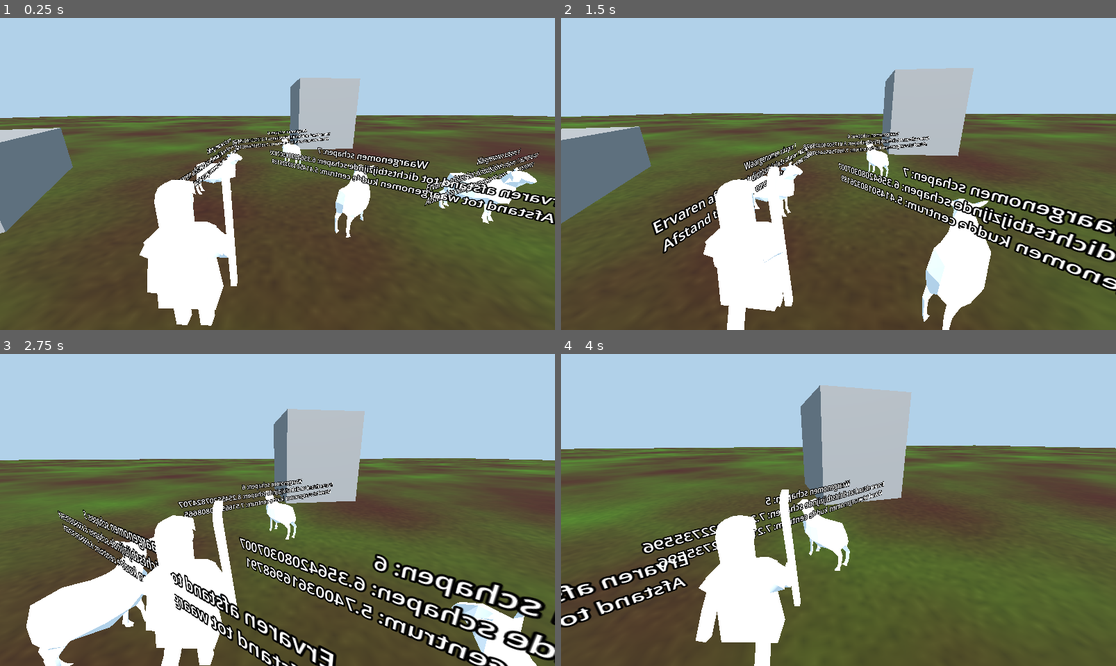
Above: before the commit, frames 1-4 (two rows, left to right).
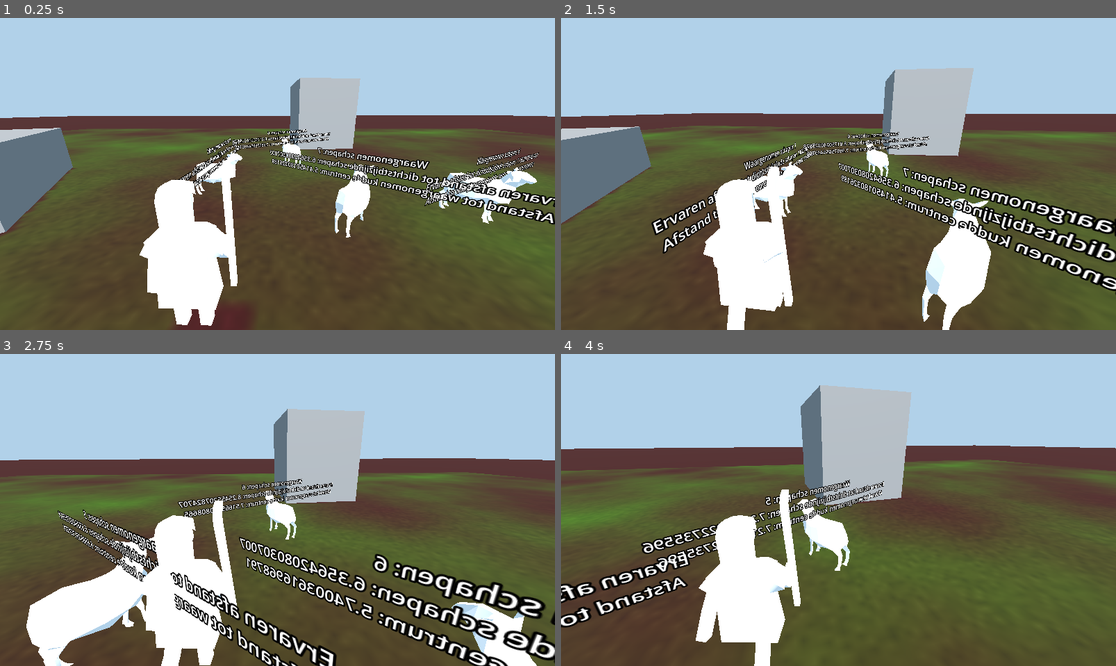
Above: after the commit, the same moments.

Repository: StudioZonnevang/Herda
Game: Godot game, scene res://Environments/veld.tscn
Two runs of this game, one before a commit and one after it. Both use one fixed random seed, a clock stepped at 60 frames per second and the inputs below.
Inputs (mouse positions are in pixels of both pictures, inside the frame that each line leads up to):
- Up to frame 1 (0.25 s): no input
- Up to frame 2 (1.5 s): move the mouse to (866, 174) at 0.52 s; press the mouse at (866, 174) at 0.53 s; hold W (walk forward) from 0.53 s (still down); move the mouse to (810, 174) at 1.27 s; release the mouse at (810, 174) at 1.28 s; click (810, 174) at 1.35 s
- Up to frame 3 (2.75 s): keep holding W (walk forward); move the mouse to (288, 503) at 2.02 s; press the mouse at (288, 503) at 2.03 s
- Up to frame 4 (4 s): keep holding W (walk forward); move the mouse to (832, 516) at 2.77 s; release the mouse at (832, 516) at 2.78 s; click (832, 516) at 2.85 s; move the mouse to (877, 513) at 3.52 s; press the mouse at (877, 513) at 3.53 s

The runs differ from the first frame. In frame 1, 3.6% of the frame differs, in the area x 0-100%, y 31-100%; in frame 2, 3.2%; in frame 3, 3.5%; in frame 4, 4.2%, in the area x 0-100%, y 29-49%.

Commit message:
de graas update v1:  bijna af

Diff:
--- a/herda-godot/Code/Scripts/gras_manager.gd
+++ b/herda-godot/Code/Scripts/gras_manager.gd
@@ -18,10 +18,10 @@
 
 # deze jongen spawnt gras voor de schaapjes om te chappen
 # we willen dit wss met een soort texture doen die we als input voor de grond mesh shader gebruiken en die kan dan 3D gras spawnen op basis daarvan. wordt crazy
-# maar voor nu kunnen we het ook gewoon als groenheids texture gebruiken ofzo.
+# maar voor nu kunnen we het ook gewoon als groenheids waarde gebruiken ofzo.
 
-# Called when the node enters the scene tree for the first time.
 func _ready() -> void:
+	# take noise map as base image
 	gras_shader = gras_mesh.mesh.surface_get_material(0)
 	image = gras_shader.get_shader_parameter("gras_map").noise.get_image(tex_size.x, tex_size.y)
 	image.convert(Image.FORMAT_LA8)
@@ -39,18 +39,32 @@
 			graas_image.set_pixel(x, y, Color(0,0,0, val_x * val_y * 0.5))
 
 	texture = ImageTexture.create_from_image(image)
-
 	gras_shader.set_shader_parameter("gras_map", texture)
 
+	call_deferred("purge_grass")
 
-# Called every frame. 'delta' is the elapsed time since the previous frame.
 func _process(delta: float) -> void:
 	current_delta = delta
 	time += delta
 	if(time > 1.0):
 		time -= 1.0
-		image.blend_rect(white_image, img_rect, Vector2i.ZERO)
-		RenderingServer.texture_2d_update(texture.get_rid(), image, 0)
+		# dit is om gras automatisch terug te laten groeien
+		#image.blend_rect(white_image, img_rect, Vector2i.ZERO)
+		#RenderingServer.texture_2d_update(texture.get_rid(), image, 0)
+
+func purge_grass() -> void:
+	#eradicate all unreachable areas:
+	var space = get_world_3d().direct_space_state
+	for x in range(0, tex_size.x):
+		for y in range(0,tex_size.y):
+			var coord = tex_to_world_coord(Vector2i(x,y))
+			if coord.x > 25 or coord.z > 25 or coord.x < -25 or coord.z < -25:
+				image.set_pixel(x, y, Color(0,0,0,1)) #outside navigatie gebiedsw
+			var hit = space.intersect_ray(
+				PhysicsRayQueryParameters3D.create(coord + Vector3.UP * 100, coord + Vector3.DOWN * 100))
+			if hit and hit.collider.name != "grond" and !hit.collider.name.begins_with("Schaap"):
+				image.set_pixel(x, y, Color(0,0,0,1))
+	RenderingServer.texture_2d_update(texture.get_rid(), image, 0)
 
 func eat_gras(world_coord: Vector3) -> void:
 	#my issue is this goes too fast but im having a hard time slowing it down. this works for now.
@@ -66,3 +80,8 @@
 func world_to_tex_coord(world_coord: Vector3) -> Vector2i:
 	var mesh_top_left = Vector2(gras_mesh.global_position.x, gras_mesh.global_position.z) - gras_mesh.mesh.size*0.5
 	return Vector2(tex_size) * (Vector2(world_coord.x, world_coord.z) - mesh_top_left) / gras_mesh.mesh.size
+
+func tex_to_world_coord(tex_coord: Vector2i) -> Vector3:
+	var mesh_top_left = Vector2(gras_mesh.global_position.x, gras_mesh.global_position.z) - gras_mesh.mesh.size*0.5
+	var world_coord_v2 = mesh_top_left + (Vector2(tex_coord) / Vector2(tex_size)) * gras_mesh.mesh.size
+	return Vector3(world_coord_v2.x, 0, world_coord_v2.y)
--- a/herda-godot/Code/Scripts/rays_schieten.gd
+++ b/herda-godot/Code/Scripts/rays_schieten.gd
@@ -24,4 +24,4 @@
 		target_coordinate = hit.position
 		debug_sphere.global_position = hit.position
 	if hit and Input.is_action_pressed("nudge"):
-		gras_manager.eat_grass(hit.position)
+		gras_manager.eat_gras(hit.position)
--- a/herda-godot/Code/Scripts/schaap.gd
+++ b/herda-godot/Code/Scripts/schaap.gd
@@ -25,6 +25,7 @@
 @export var schaap_acceleration: float = 1
 @export var schaap_deceleration: float = 3
 var read_velocity: Vector3 # this is only for reading velocity from inspector. shouldnt be used in logic
+var verplaatsing_doel: Vector3 = Vector3.ZERO
 
 @export var minimum_behoefte: float = 0.01
 
@@ -191,11 +192,36 @@
 
 # bepaalt de manier waarop de behoefte vervuld wordt
 func voeding_logica(delta) -> void:
-	# GRAZEN NAVIGATIE PLACEHOLDER
+	# GRAZEN NAVIGATIE
 	# hier moet hij naar een plekje met genoeg gras navigeren en als die op is doorgaan
-	# dit is hoe je het gras checkt:
-	#var gras_level = gras_manager.sample_gras(mondje.global_position)
-	if velocity.length() > 0:
+
+	# nodige bugfixes:
+	# - ze gaan wel soms vechten om een plekje en dan komen ze er niet meer uit
+		# ze moeten soms kunnen evalueren of ze wel de juiste richting hebben gekozen
+		# ze moeten niet allemaal dezelfde kant opgaan
+	# - ze doen de eet animatie niet meer
+	# - ze blijven soms hangen als ze denken dat het eten op is
+	if gras_manager.sample_gras(mondje.global_position) > 0.4:
+		verplaatsing_doel = Vector3.ZERO
+	elif verplaatsing_doel == Vector3.ZERO or gras_manager.sample_gras(verplaatsing_doel) < 0.5:
+		# check da area. gaat nu in een spiraal naar buiten vanuit het schaap
+		var goal = {coord = Vector2(global_basis.z.x, global_basis.z.z), value = 0.0}
+		while goal.value < 0.5 and goal.coord.length() < 50:
+			goal.coord = goal.coord.rotated(0.1) * 1.01
+			goal.value = gras_manager.sample_gras(global_position + Vector3(goal.coord.x, 0.0, goal.coord.y))
+		if goal.value > 0.5:
+			verplaatsing_doel = global_position + Vector3(goal.coord.x, 0.0, goal.coord.y)
+
+	if verplaatsing_doel != Vector3.ZERO:
+		verplaatsen_doel(verplaatsing_doel, behoefte_voeding, delta)
+		if verplaatsing_doel.distance_squared_to(global_position) > 1.5:
+			return
+	elif gras_manager.sample_gras(mondje.global_position) < 0.4:
+		# schaap gaat in exploration modus. hebben we nog niet
+		print("eten is op :(")
+		return
+
+	if velocity.length() > 0.04:
 		lerp_velocity(Vector3.ZERO, delta)
 		if velocity.length() < 0.02:
 			velocity = Vector3.ZERO
